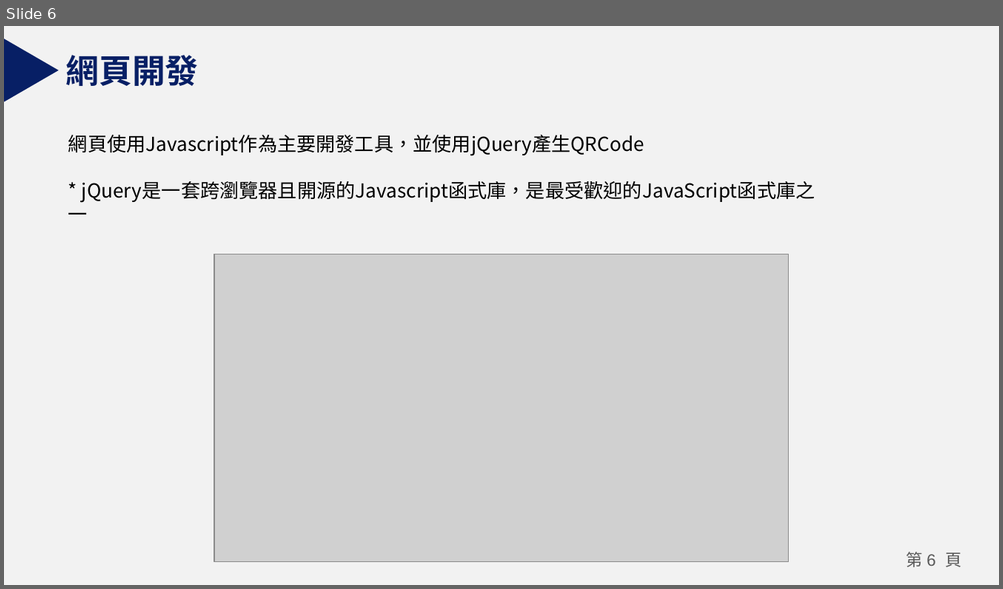
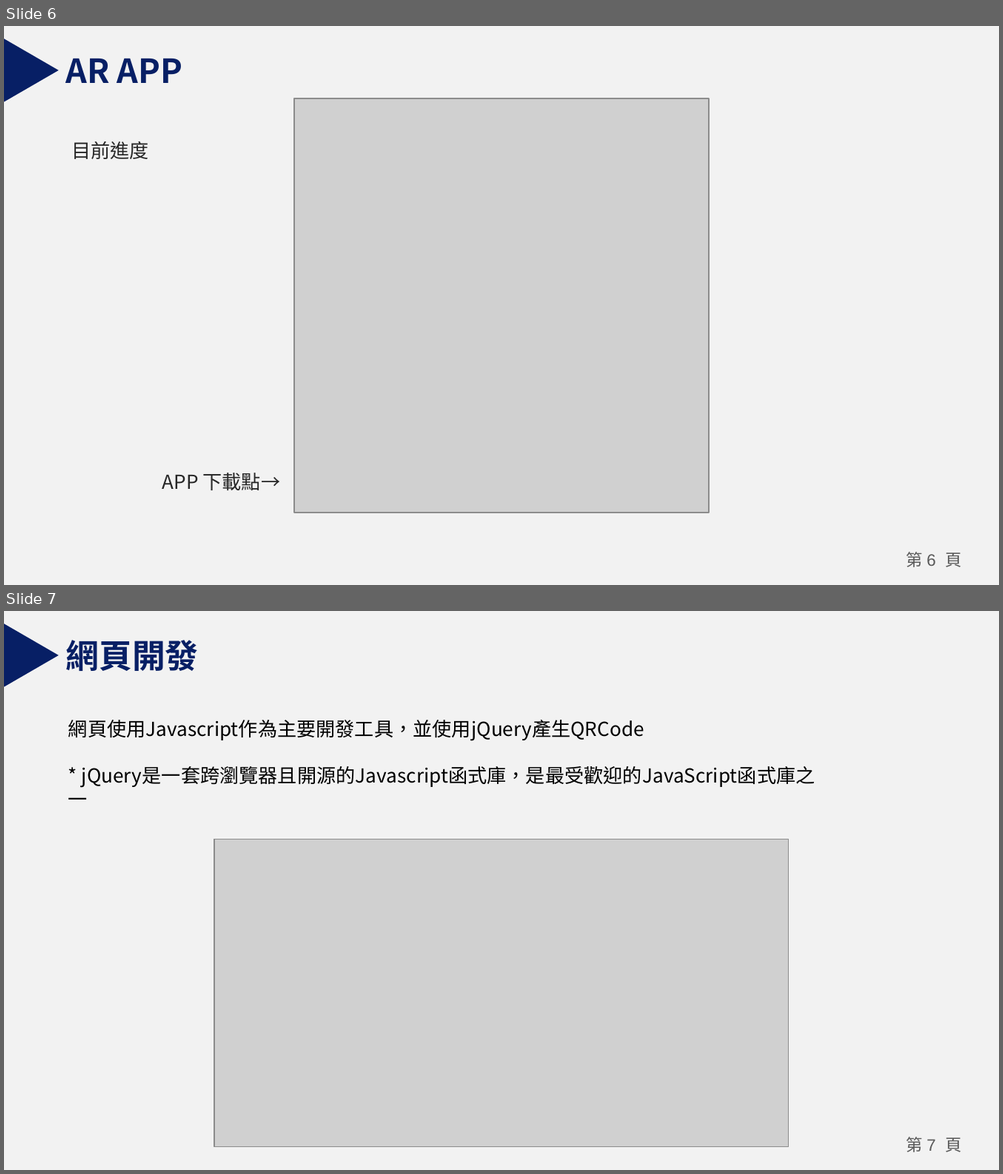
Before and after one commit to Johnnychang889/ARelevator, a slide deck: A16專題期末報告.pptx. Shown one above the other, each under a label of ours: slide 6 before the commit, slides 6 and 7 after it. The pictures are 1003x589 and 1003x1174 pixels, drawn with LibreOffice and Linux fonts; fonts in the diff are those of the drawing; grey boxes stand for pictures. Boxes give left, top, right and bottom in pixels: in the first picture for what was removed or moved away, otherwise in the second. Text is boxed around its words. In the diff, an @@ line names an element or a change of style, - is before the commit and + after.

```diff
--- a/A16專題期末報告.pptx
+++ b/A16專題期末報告.pptx
@@ slide 6 added at [4, 26, 999, 585], background #F2F2F2; not listed: 1 template element that a slide beside it also shows @@
@@ triangle added at [5, 39, 60, 102], fill #071F65 @@
@@ text added at [65, 58, 182, 83], 24 pt, text #071F65, bold @@
+AR APP
@@ picture added at [294, 99, 709, 514] @@
@@ text added at [71, 141, 149, 159], 14 pt, text #262626 @@
+目前進度
@@ text added at [162, 473, 281, 491], 14 pt, text #262626 @@
+APP 下載點→
@@ what was slide 6 is now slide 7 @@
@@ page number at [906, 1137, 961, 1153]: text changed @@
-第 6 頁
+第 7 頁
```
Also in this commit, not shown: 1 slide changed, 1 other file.
